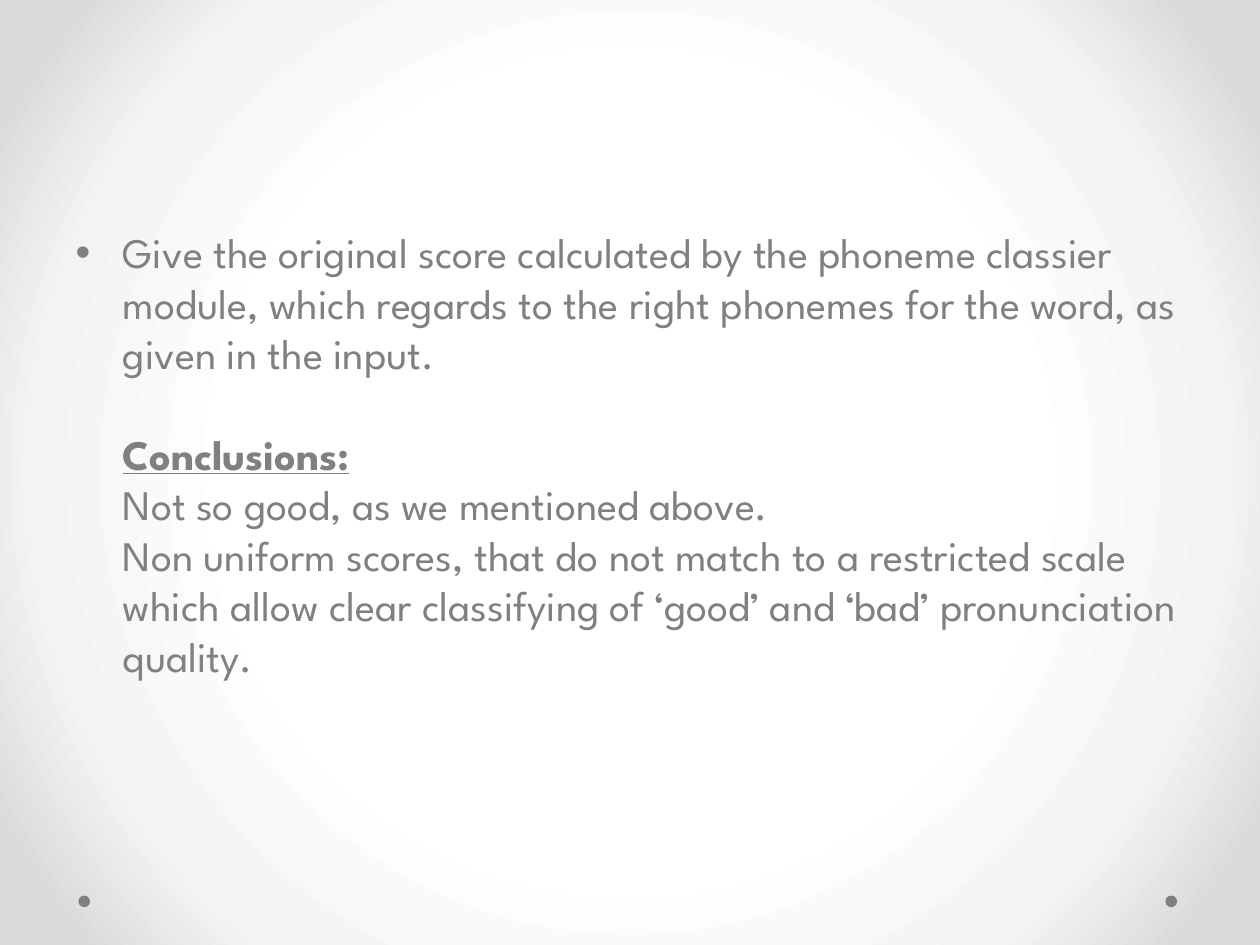
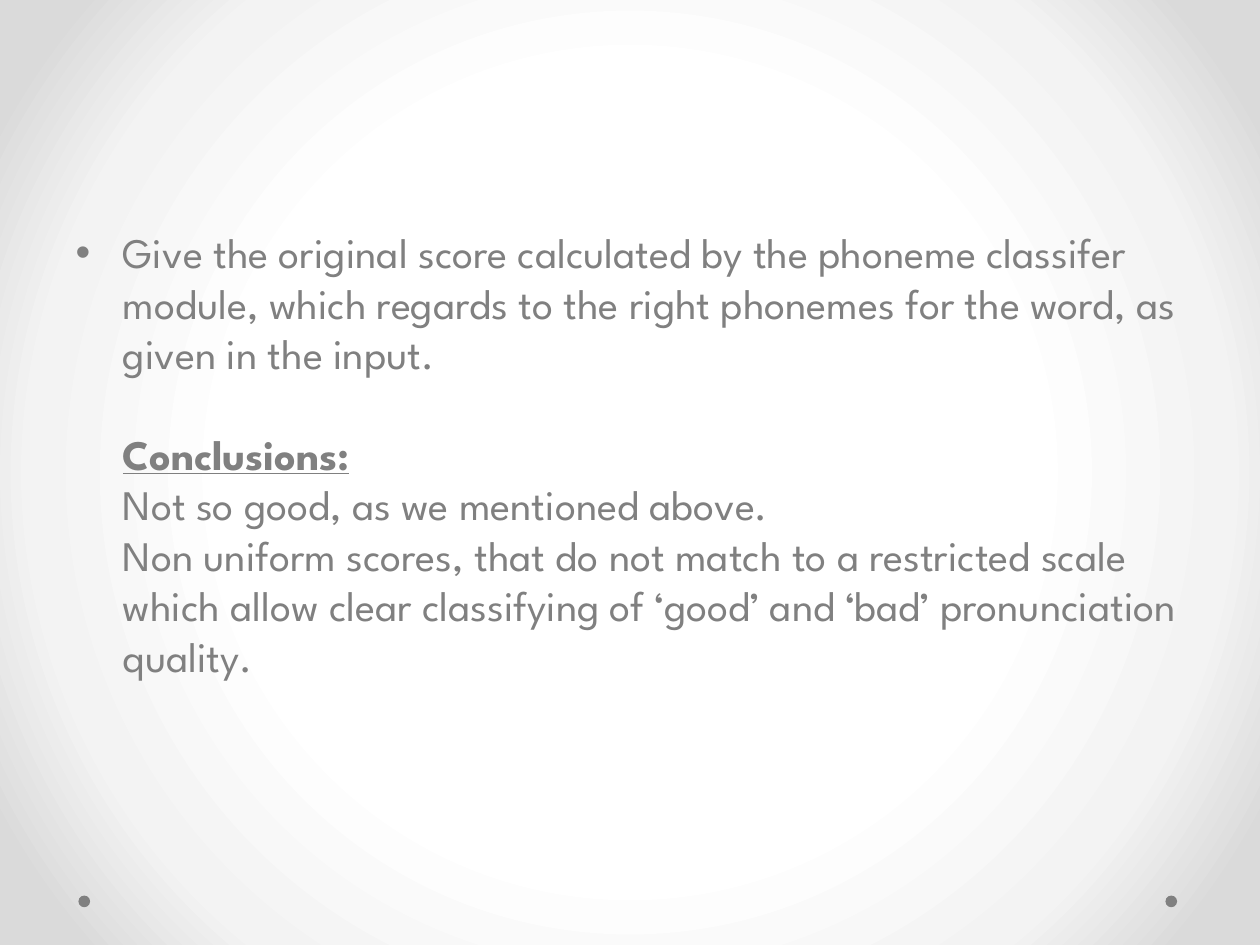
Before and after one commit to nitzanz2/pronunciation-feedback, a slide deck: slide 40 of Pronanciation-feedback - Slideshow.pptx (slide 39 before the commit). Drawn at 1260x945 pixels with LibreOffice and Linux fonts; fonts in the diff are those of the drawing. Boxes give left, top, right and bottom in pixels: in the first picture for what was removed or moved away, otherwise in the second. Text is boxed around its words. In the diff, an @@ line names an element or a change of style, - is before the commit and + after.

```diff
--- a/Pronanciation-feedback - Slideshow.pptx
+++ b/Pronanciation-feedback - Slideshow.pptx
@@ text at (123, 238, 1176, 681): text changed @@
-• Give the original score calculated by the phoneme classier module, which regards to the right phonemes for the word, as given in the input.
-  Conclusions:
-  Not so good, as we mentioned above.
-  Non uniform scores, that do not match to a restricted scale which allow clear classifying of ‘good’ and ‘bad’ pronunciation quality.
+• Give the original score calculated by the phoneme classifer module, which regards to the right phonemes for the word, as given in the input.
+  Conclusions:
+  Not so good, as we mentioned above.
+  Non uniform scores, that do not match to a restricted scale which allow clear classifying of ‘good’ and ‘bad’ pronunciation quality.
```
Also in this commit, not shown: 13 other slides changed, 4 slides added, 1 other file.
